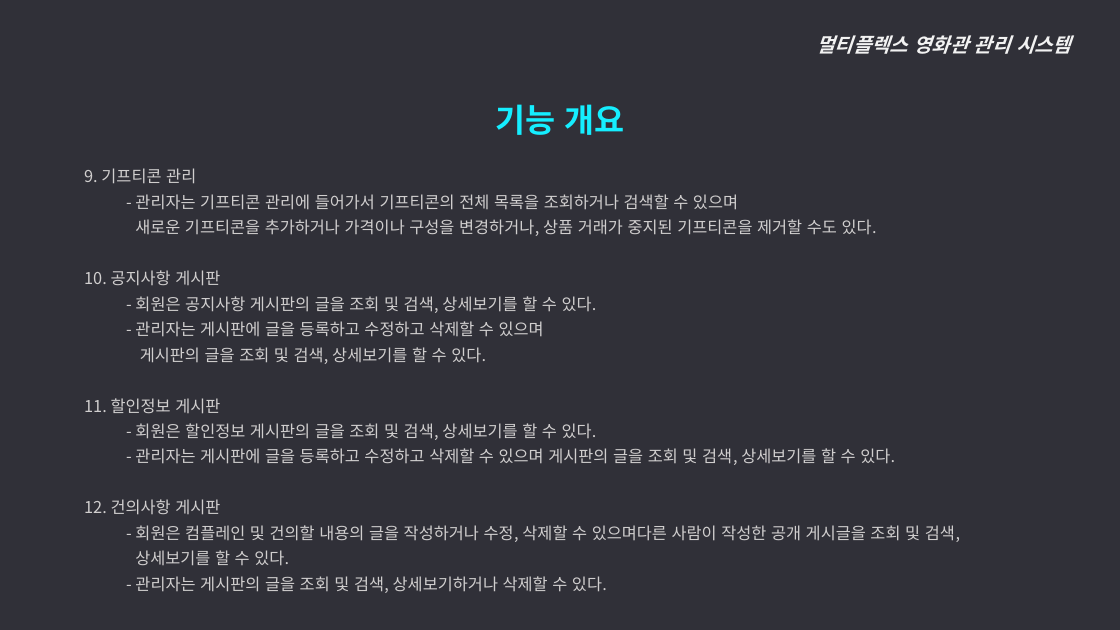
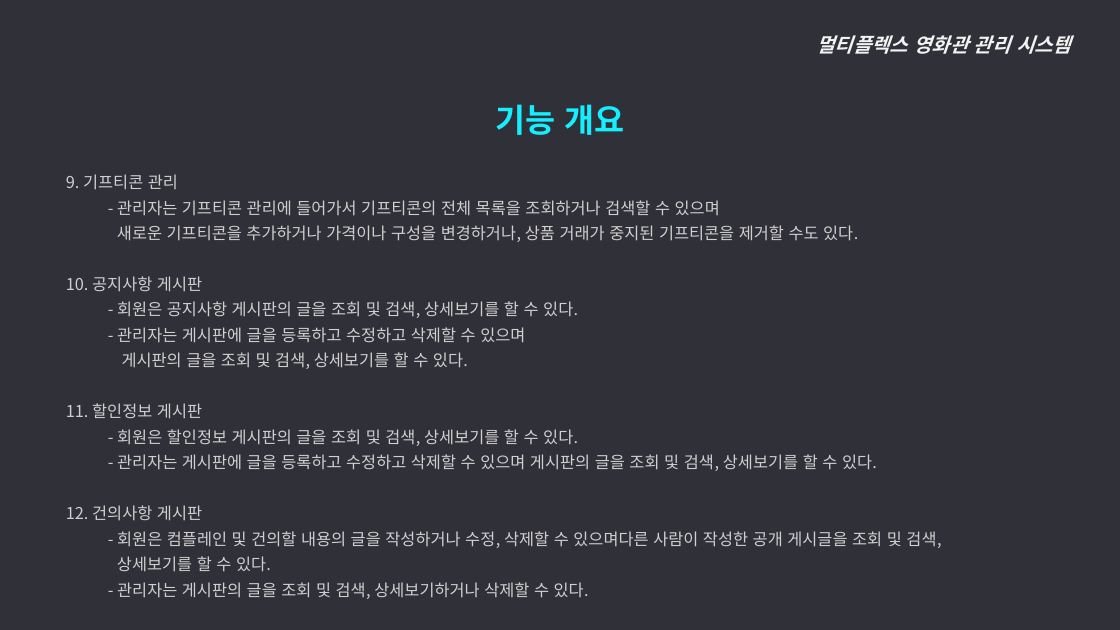
Before and after one commit to ywc-412/MultiplexTeamProject, a slide deck: slide 6 of 2조 시스템개요, 요구사항 정의.pptx. Drawn at 1120x630 pixels with LibreOffice and Linux fonts; fonts in the diff are those of the drawing. Boxes give left, top, right and bottom in pixels: in the first picture for what was removed or moved away, otherwise in the second. Text is boxed around its words. In the diff, an @@ line names an element or a change of style, - is before the commit and + after.

Commit message:
요구사항정의 수정본

```diff
--- a/2조 시스템개요, 요구사항 정의.pptx
+++ b/2조 시스템개요, 요구사항 정의.pptx
@@ text "9. 기프티콘 관리": place and size @@
-text "9. 기프티콘 관리" at [84,168,960,593]
+text "9. 기프티콘 관리" at [66,174,941,599]
```
Also in this commit, not shown: 7 other slides changed, 5 slides added.
